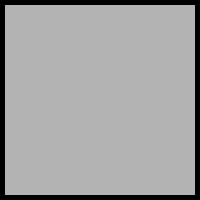
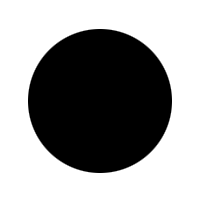
Before/after of a (200, 200) layered artwork. What changed in the layer stack:
added layer "Layer 3" above "Layer 1" over [28, 29, 172, 173]
hid "Layer 1" over [0, 0, 200, 200]
